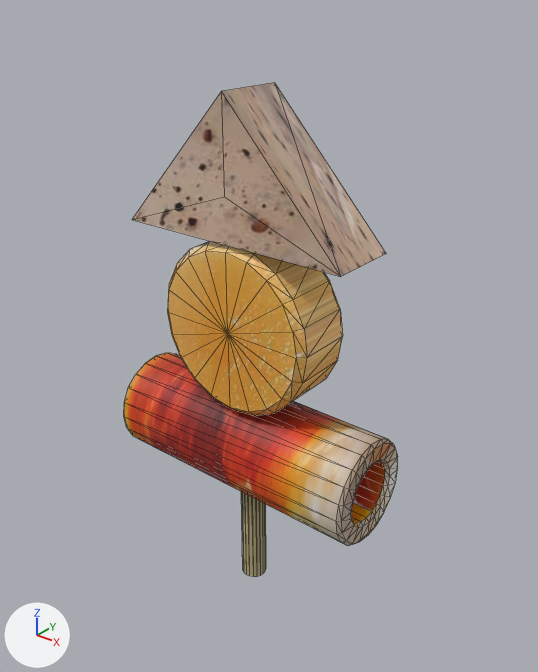
Renders of the FBX model Assets/oden.fbx from each side of a commit.
Both versions are drawn from a 50 mm camera at (0.0487, -0.0578, 0.0505) aimed at (-0.0002, 0.0034, 0.0125). Every picture has the same lights, and +X, +Y and +Z are marked at lower left. Mesh edges are drawn as thin lines. Where no turn or scale is listed for an object, it has been applied to the vertices. Vertices at the same position are counted once.

Script lines for the objects in view, before the commit:
```python
me_mesh = bpy.data.meshes.new('Mesh')
me_mesh.from_pydata(...)  # 292 vertices, 572 faces; spans x -0.0166..0.0166, y -0.0061..0.0061, z -0.0304..0.0304
# faces by material slot: [80, 492]
me_mesh.materials.append(mat_lambert1)  # beige #bcb082
me_mesh.materials.append(mat_lambert2)  # picture img_oden_jpg
ob_pcylinder6 = bpy.data.objects.new('pCylinder6', me_mesh)
ob_pcylinder6.location = (0.0, 0.0, 0.0102)
```
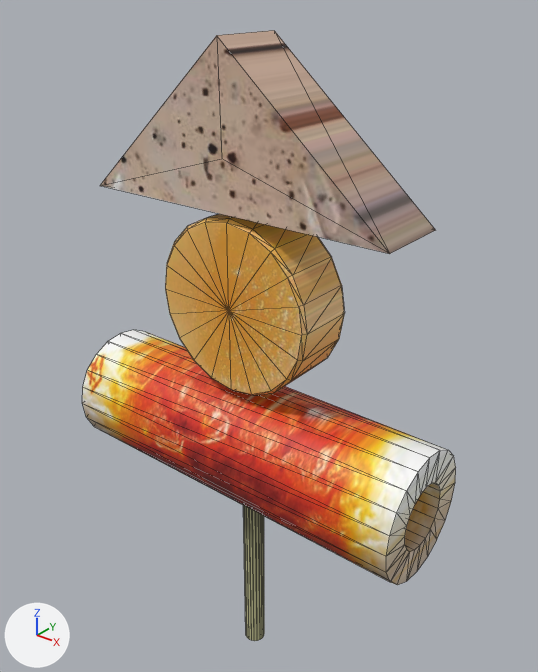
Edits to the bpy script that builds the scene:
```text
Add mat_lambert3:
    mat_lambert3 = principled_material('lambert3')
    mat_lambert3.base_color = (0.54, 0.531, 0.286)  # beige #c2c192
Change me_mesh:
    used by ob_pcylinder6; location = (0.0, 0.0, 0.0102)
    remove me_mesh.from_pydata(...)  # 292 vertices, 572 faces; spans x -0.0166..0.0166, y -0.0061..0.0061, z -0.0304..0.0304
    remove me_mesh.materials.append(mat_lambert1)  # beige #bcb082
    add me_mesh.from_pydata(...)  # 216 vertices, 420 faces; spans x -0.0228..0.0228, y -0.0074..0.0074, z -0.0388..0.0388
    me_mesh part 1: a new loose piece, a 20-sided cylinder along z spanning x -0.0013..0.0013, y -0.0013..0.0013, z -0.0388..0.0313, in mat_lambert3 (beige #c2c192)
    me_mesh part 2: the loose piece of 160 vertices spanning x -0.0166..0.0166, y -0.0061..0.0061, z -0.0164..-0.0041 is rebuilt with 84 vertices and now spans x -0.0228..0.0228, y -0.0074..0.0074, z -0.0141..0.0007
    me_mesh part 3: the loose piece of 82 vertices spanning x -0.01..0.01, y -0.004..0.004, z -0.0046..0.0154 is rebuilt with 82 vertices and now spans x -0.01..0.01, y -0.0037..0.0037, z 0.0016..0.0216
    me_mesh part 4: the loose piece of 8 vertices spanning x -0.0141..0.0141, y -0.004..0.004, z 0.0154..0.0304 is rebuilt with 8 vertices and now spans x -0.0188..0.019, y -0.0042..0.0042, z 0.0221..0.0388
    me_mesh part 5: the loose piece of 42 vertices spanning x -0.0015..0.0015, y -0.0015..0.0015, z -0.0304..0.0262 is deleted
    add me_mesh.materials.append(mat_lambert3)  # beige #c2c192
Change ob_pcylinder6:
    ob_pcylinder6.location: (0.0, 0.0, 0.0102) -> (0.0, 0.0, 0.0067)
```

Location of each change, (x1, y1, x2, y2) in pixels of the pictures (538 x 672 px):
'pCylinder6', reshaped, moved (36% wider, 23% taller): before (124, 82, 398, 577); after (82, 30, 456, 641)
part 1 of me_mesh, added: after (243, 505, 264, 641)
part 2 of me_mesh, rebuilt (36% wider, 32% taller): before (124, 353, 398, 546); after (82, 330, 456, 585)
part 3 of me_mesh, rebuilt: before (167, 241, 343, 416); after (165, 214, 345, 396)
part 4 of me_mesh, rebuilt (32% wider, 15% taller): before (132, 82, 386, 276); after (100, 30, 435, 254)
part 5 of me_mesh, deleted: before (241, 492, 266, 577)
